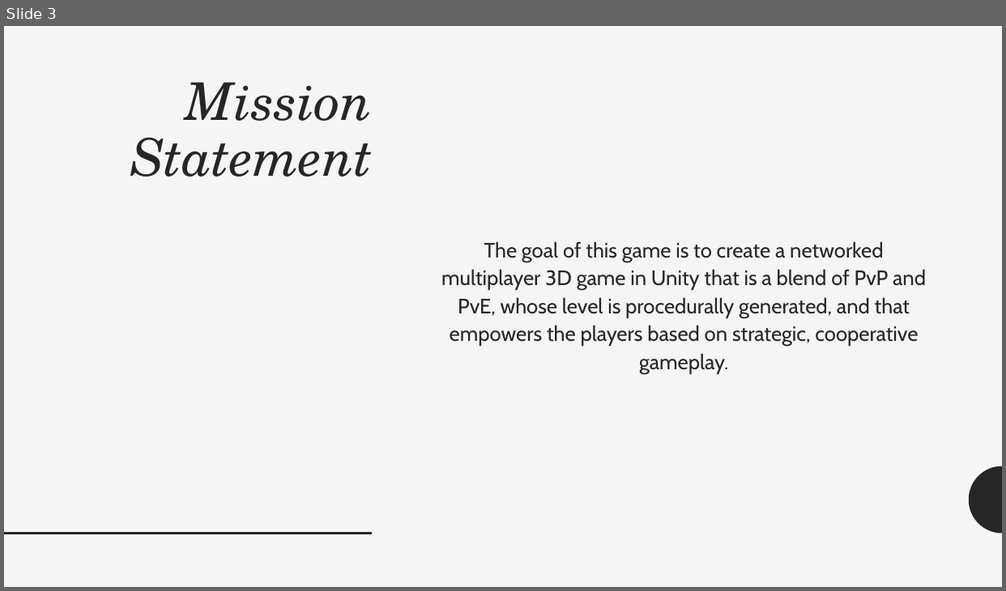
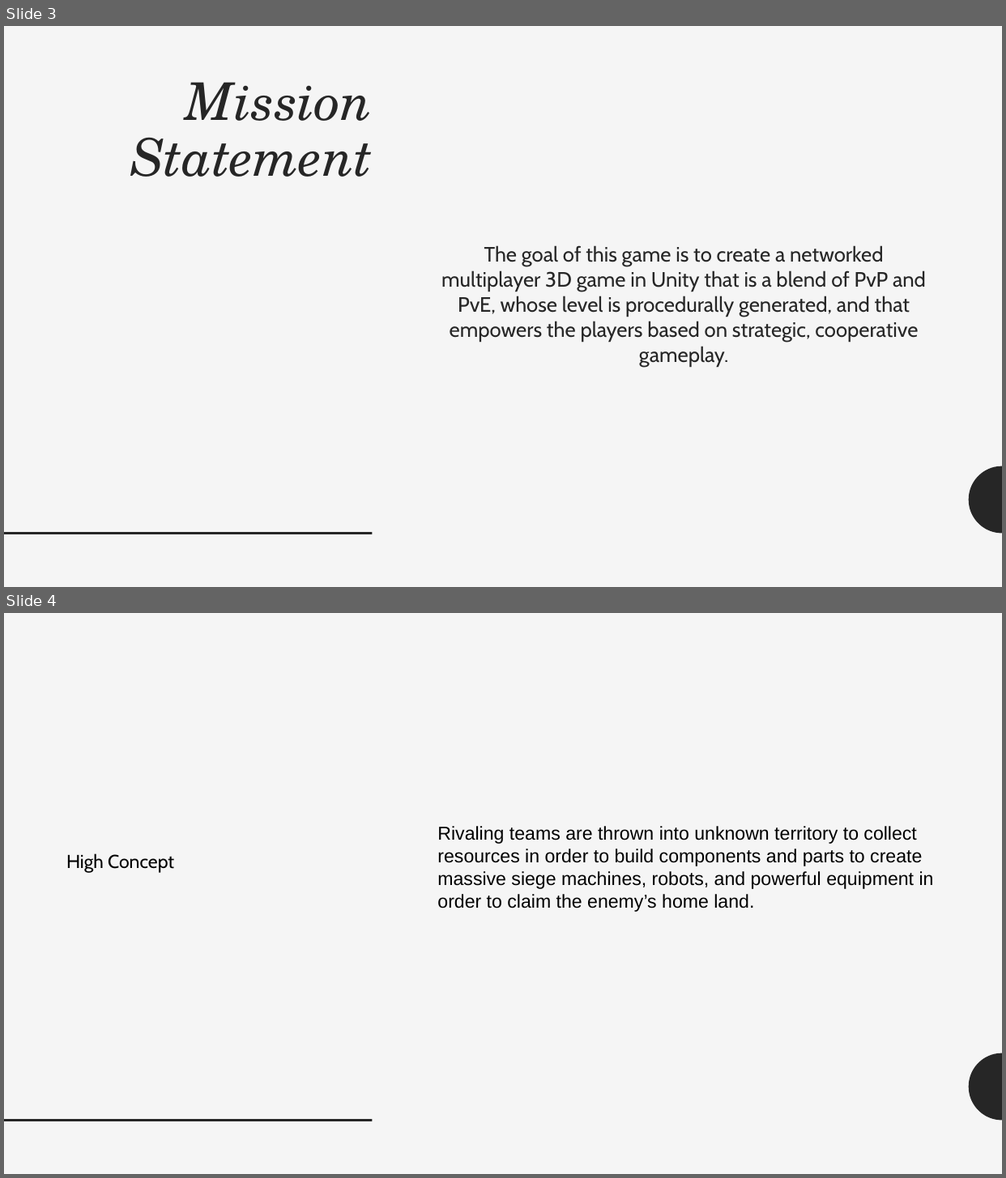
Before and after one commit to Nesdood007/GiantRobots, a slide deck: Presentation-1-September15.pptx. Shown one above the other, each under a label of ours: slide 3 before the commit, slides 3 and 4 after it. The pictures are 1006x591 and 1006x1178 pixels, drawn with LibreOffice and Linux fonts; fonts in the diff are those of the drawing. Boxes give left, top, right and bottom in pixels: in the first picture for what was removed or moved away, otherwise in the second. Text is boxed around its words. In the diff, an @@ line names an element or a change of style, - is before the commit and + after.

```diff
--- a/Presentation-1-September15.pptx
+++ b/Presentation-1-September15.pptx
@@ slide 4 added at bbox=[4, 613, 1002, 1174], background #F5F5F5; not listed: 2 template elements that a slide beside it also shows @@
@@ text added at bbox=[437, 826, 934, 912], 18 pt, text #000000 @@
+Rivaling teams are thrown into unknown territory to collect resources in order to build components and parts to create massive siege machines, robots, and powerful equipment in order to claim the enemy’s home land.
@@ text added at bbox=[66, 854, 174, 873], 18 pt, text #000000 @@
+High Concept
@@ slide 3 changed as well @@
@@ text "The goal of this game ..." at bbox=[441, 246, 926, 366]: line spacing 1.12 to 1; less space between paragraphs @@
```
Also in this commit, not shown: 5 other slides changed, 2 other slides added, 1 other file.
